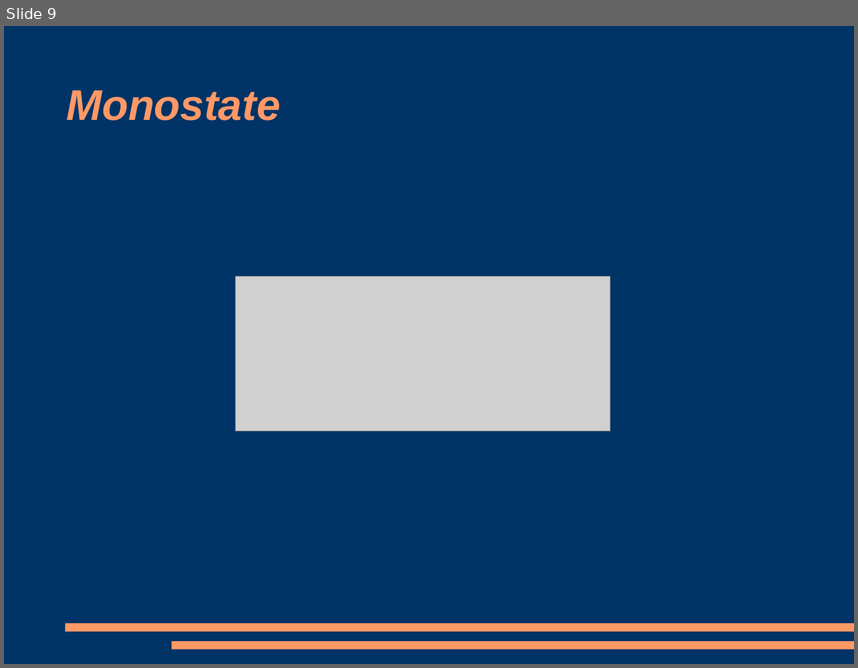
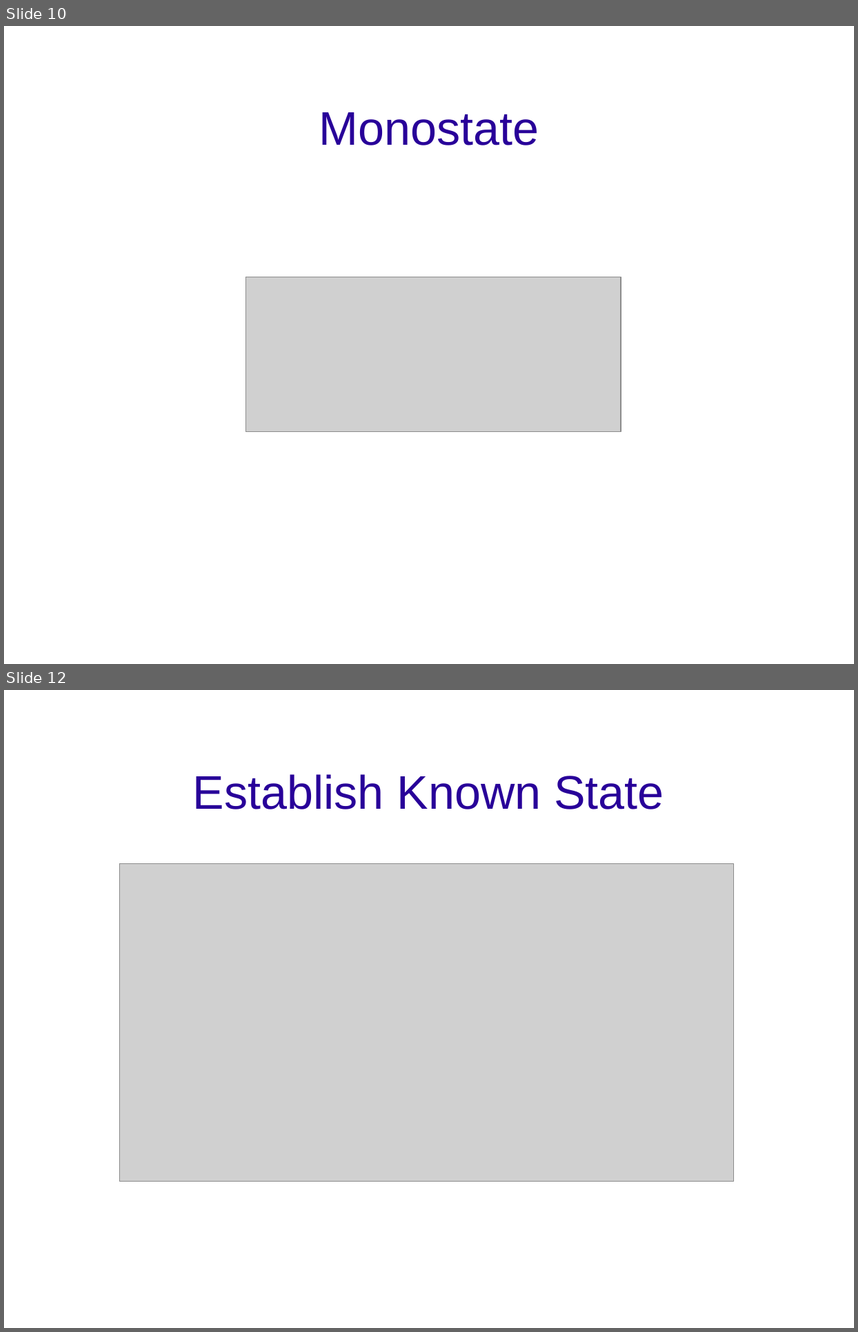
Before and after one commit to gregsymons/singletons-are-evil, a slide deck: presentation.odp. Shown one above the other, each under a label of ours: slide 9 before the commit, slides 10 and 12 after it; the slides between them are not shown. The pictures are 858x668 and 858x1332 pixels, drawn with LibreOffice and Linux fonts; fonts in the diff are those of the drawing; grey boxes stand for pictures; background and template pictures are left out. Boxes give left, top, right and bottom in pixels: in the first picture for what was removed or moved away, otherwise in the second. Text is boxed around its words. In the diff, an @@ line names an element or a change of style, - is before the commit and + after.

Commit message:
A new look for the prezi, and another coping diagram.
Changed the look of the presentation to one of the prettier looks from OO 3.
Added another slide about coping by establishing known state in setUp().

```diff
--- a/presentation.odp
+++ b/presentation.odp
@@ slide 12 added at [4,690,854,1328], background picture (left out) @@
@@ title added at [193,774,664,809], 44 pt, text #280099 @@
+Establish Known State
@@ picture added at [120,864,734,1181] @@
@@ what was slide 9 is now slide 10 @@
@@ slide 10 changed as well @@
@@ background #003366 to picture (left out) @@
@@ title "Monostate": place and size @@
-title "Monostate" at [67,90,281,121]
+title "Monostate" at [319,112,539,145]
@@ title "Monostate" at [319,112,539,145]: size 40 to 44 pt, text colour #FF9966 to #280099, bold off, italic off; alignment left to centre @@
@@ picture: place and size @@
-picture at [235,276,611,431]
+picture at [246,276,621,432]
@@ rectangle removed at [65,623,854,632] @@
@@ rectangle removed at [172,641,854,649] @@
```
Also in this commit, not shown: 11 other slides changed, 1 other slide added, 1 other file.
